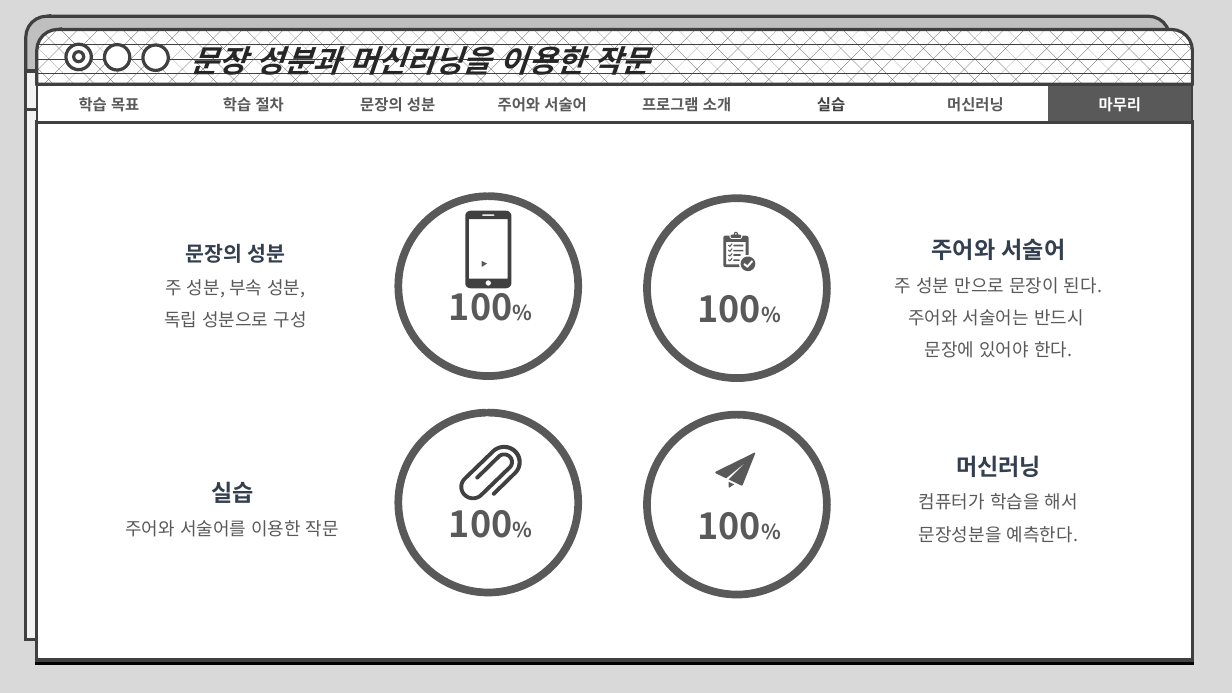
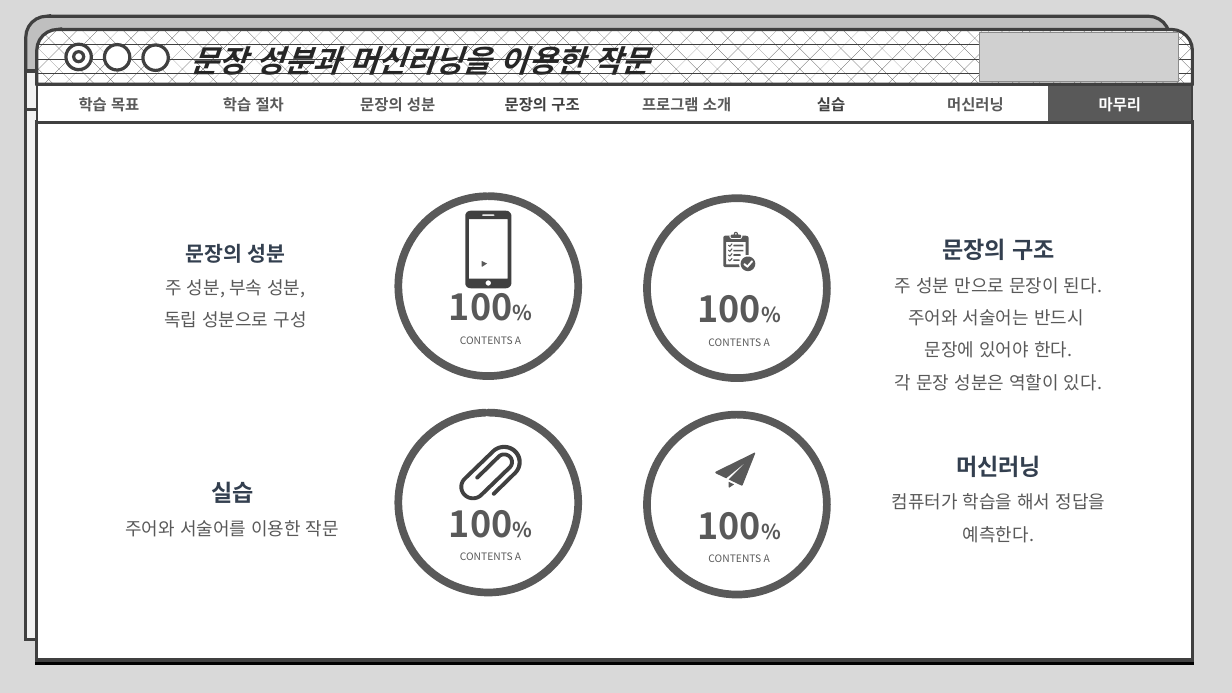
Before and after one commit to MachineLearningPython/E.Korean-Subject-and-Predicate, a slide deck: slide 27 of 문장의 성분과 머신러닝을 통한 작문.pptx (slide 23 before the commit). Drawn at 1232x693 pixels with LibreOffice and Linux fonts; fonts in the diff are those of the drawing; grey boxes stand for pictures. Boxes give left, top, right and bottom in pixels: in the first picture for what was removed or moved away, otherwise in the second. Text is boxed around its words. In the diff, an @@ line names an element or a change of style, - is before the commit and + after.

```diff
--- a/문장의 성분과 머신러닝을 통한 작문.pptx
+++ b/문장의 성분과 머신러닝을 통한 작문.pptx
@@ picture added at (980, 32, 1178, 80) @@
@@ table at (37, 85, 1190, 123) @@
-row 1, column 4: 주어와 서술어
+row 1, column 4: 문장의 구조
@@ text at (942, 238, 1055, 260): text changed @@
-주어와 서술어
+문장의 구조
@@ text at (460, 336, 521, 344): paragraph added @@
+CONTENTS A
@@ text at (708, 338, 770, 346): paragraph added @@
+CONTENTS A
@@ text at (895, 374, 1102, 391): paragraph added @@
+각 문장 성분은 역할이 있다.
@@ text at (892, 493, 1106, 543): text changed @@
-컴퓨터가 학습을 해서 문장성분을 예측한다.
+컴퓨터가 학습을 해서 정답을 예측한다.
@@ text at (460, 552, 521, 560): paragraph added @@
+CONTENTS A
@@ text at (708, 554, 770, 562): paragraph added @@
+CONTENTS A
```
Also in this commit, not shown: 17 other slides changed, 4 slides added, 1 other file.
